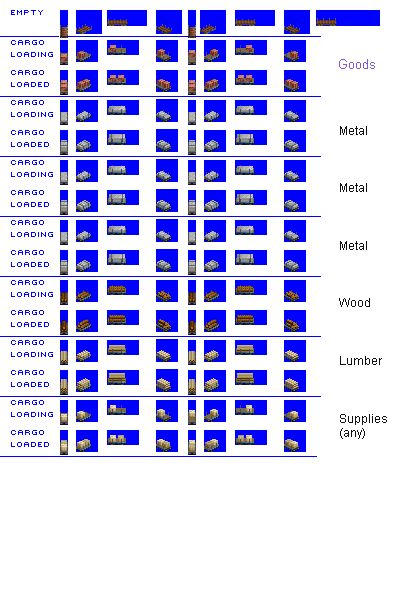
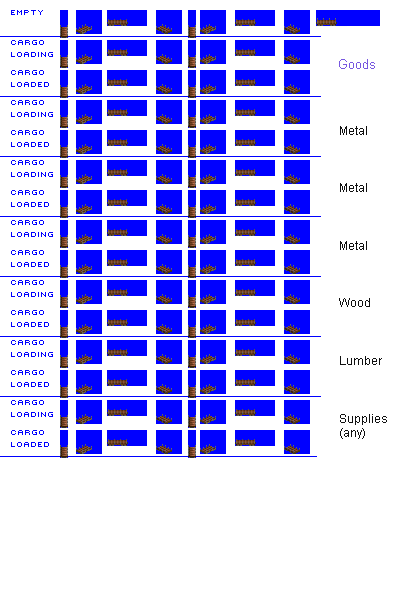
Before/after of a 400x593 layered artwork. What changed in the layer stack:
painted on "Layer 1" over 59, 36, 310, 458
